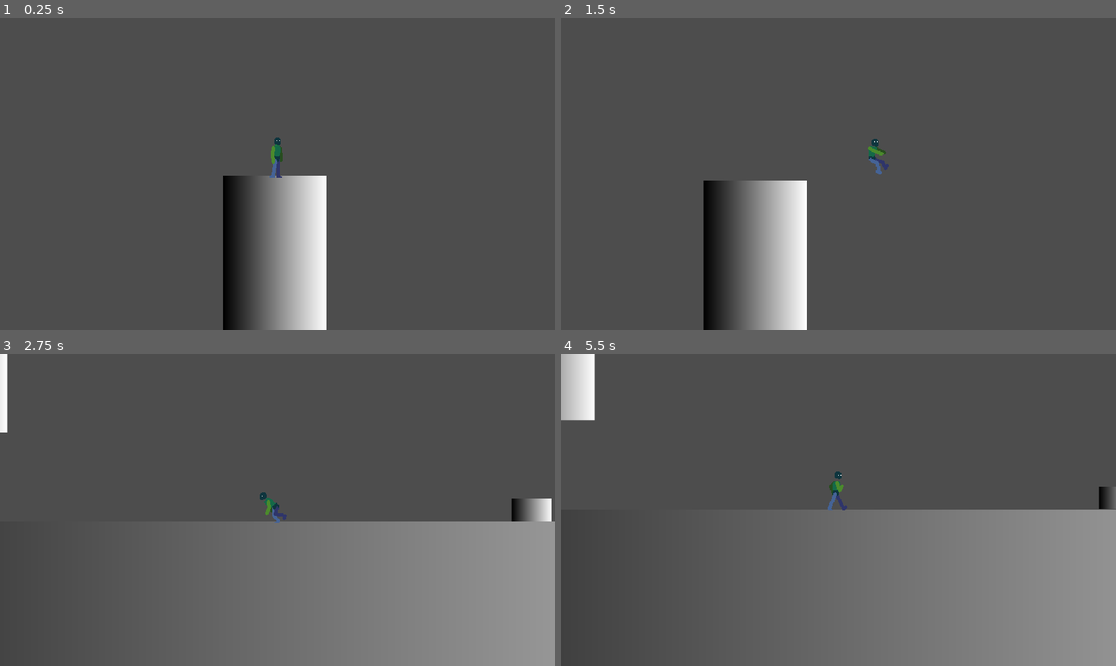
Above: before the commit, frames 1-4 (two rows, left to right).
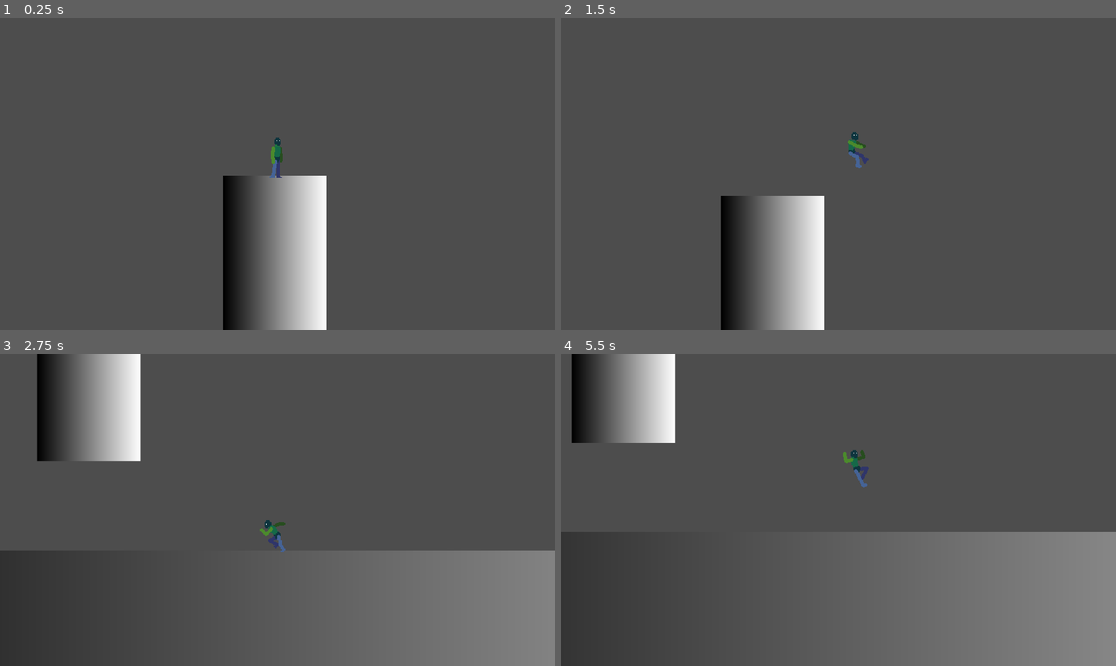
Above: after the commit, the same moments.

Repository: Trunixx/Project-Melee
Game: Godot game, scene res://scenes/main.tscn
The game is run twice, just before and just after one commit, with the same random seed, the same clock (stepped at 60 frames per second) and the same inputs.
Inputs:
- Up to frame 1 (0.25 s): no input
- Up to frame 2 (1.5 s): hold Shift (sprinting) 0.53-1.28 s; hold D (move_right) from 0.53 s (still down); tap Space (jump) at 0.77, 1.07 s; tap Alt (walking) at 0.8, 1.35 s
- Up to frame 3 (2.75 s): tap Space (jump) at 1.52, 1.55, 1.82, 2.1 s; release D (move_right) at 2.03 s; hold A (move_left) from 2.03 s (still down); hold Shift (sprinting) from 2.03 s (still down)
- Up to frame 4 (5.5 s): release A (move_left) at 2.78 s; release Shift (sprinting) at 2.78 s; hold D (move_right) 2.78-4.28 s; tap Shift (sprinting) at 2.85, 4.35 s; tap Space (jump) at 3.02, 3.32, 3.77, 3.8, 4.07, 4.52, 4.82 s; tap Alt (walking) at 3.05 s; hold Alt (walking) 3.53-4.28 s; hold A (move_left) 4.28-5.03 s; hold D (move_right) from 5.03 s (still down); hold Alt (walking) from 5.03 s (still down)

The runs differ from the first frame. In frame 1, less than 0.1% of the frame differs, in the area x 48-51%, y 38-52%; in frame 2, 10%; in frame 3, 12%, in the area x 0-100%, y 0-64%; in frame 4, 9.2%.

Commit message:
A sea of things

Diff:
--- a/project.godot
+++ b/project.godot
@@ -62,6 +62,7 @@
 [physics]
 
 3d/physics_engine="Jolt Physics"
+2d/default_gravity=680.0
 
 [rendering]
 
--- a/resources/actor_stats.gd
+++ b/resources/actor_stats.gd
@@ -1,27 +1,45 @@
 class_name ActorStats extends Resource
 
+#TODO: Tune the gravity values
+# Used when calculating gravity
+@export var gravity : float = ProjectSettings.get_setting("physics/2d/default_gravity")
+@export var jump_gravity : float = gravity
+
+# Used as a move impulse
 @export var move_force : float = 120.0
 
-#TODO: Tune the gravity values
-@export var gravity : float = ProjectSettings.get_setting("physics/2d/default_gravity")
-@export var jump_gravity : float = max(ProjectSettings.get_setting("physics/2d/default_gravity") - 300, 680)
+# Used as a jump impulse
+@export var jump_force : float = 250.0
+@export var long_jump_force : float = 225.0
 
-@export var jump_force : float = 250.0
-@export var long_jump_force : float = 200.0
-
-@export var jump_speed_bonus : float = 200
-@export var longjump_speed_bonus : float = 300
-
+# Used to slow down character before jumping
 @export var prejump_speed_multiplier : float = 2.5
 @export var longprejump_speed_multiplier : float = 2.0
 
+# Used to make character go faster when jumping
 @export var jumping_speed_multiplier : float = 1.5
 @export var longjumping_speed_multiplier : float = 2.5
 
+# Used as the jump buffer timer
+@export var jump_buffer_time : float = 0.25
+
+# Used to boost speed
 @export var running_multiplier : float = 1.5
 @export var sprinting_multiplier : float = 2.0
 
+# Used when starting to move
 @export var ground_acceleration : float = 600.0
 @export var air_acceleration : float = 180.0
 
-@export var ground_friction : float = 1000.0
+# Used when reversing the direction of the movement
+@export var ground_deceleration : float = 1200.0
+
+# Used when stopping
+@export var ground_friction : float = 800.0
+
+
+# The following variables are calculated and edited when the game is running
+
+# Used when keeping fall momentum
+# Assigned when leaving a "movement" state
+@export var previous_speed : float
--- a/scenes/actor.tscn
+++ b/scenes/actor.tscn
@@ -11,6 +11,7 @@
 [ext_resource type="Script" uid="uid://cd4udnwwu7t1i" path="res://scripts/states/falling.gd" id="7_yvg0l"]
 [ext_resource type="Script" uid="uid://btf3k54sv64by" path="res://scripts/states/prejump.gd" id="8_2pflr"]
 [ext_resource type="Script" uid="uid://ddqmxcqswum4o" path="res://scripts/states/running.gd" id="8_lu3a0"]
+[ext_resource type="Script" uid="uid://bexg5by40y4un" path="res://scripts/states/turnskid.gd" id="10_asua5"]
 [ext_resource type="Script" uid="uid://b6vu4nyy7mc7b" path="res://scripts/states/sprinting.gd" id="10_wptxq"]
 [ext_resource type="Script" uid="uid://d13o6vql7uixl" path="res://scripts/states/jumpfalling.gd" id="12_r46fi"]
 [ext_resource type="Script" uid="uid://bgxqrdb8prj08" path="res://scripts/states/longprejump.gd" id="13_ml442"]
@@ -152,7 +153,7 @@
 
 [sub_resource type="Animation" id="Animation_admo0"]
 resource_name = "longprejump"
-length = 0.3
+length = 0.2
 step = 0.1
 tracks/0/type = "value"
 tracks/0/imported = false
@@ -169,7 +170,7 @@
 
 [sub_resource type="Animation" id="Animation_lu3a0"]
 resource_name = "prejump"
-length = 0.3
+length = 0.2
 step = 0.1
 tracks/0/type = "value"
 tracks/0/imported = false
@@ -218,6 +219,24 @@
 "transitions": PackedFloat32Array(1, 1, 1, 1, 1, 1, 1, 1),
 "update": 1,
 "values": [Vector2i(0, 5), Vector2i(1, 5), Vector2i(2, 5), Vector2i(3, 5), Vector2i(4, 5), Vector2i(5, 5), Vector2i(6, 5), Vector2i(7, 5)]
+}
+
+[sub_resource type="Animation" id="Animation_okck6"]
+resource_name = "turnskid"
+length = 0.1
+loop_mode = 1
+step = 0.1
+tracks/0/type = "value"
+tracks/0/imported = false
+tracks/0/enabled = true
+tracks/0/path = NodePath("View/Sprite:frame_coords")
+tracks/0/interp = 1
+tracks/0/loop_wrap = true
+tracks/0/keys = {
+"times": PackedFloat32Array(0),
+"transitions": PackedFloat32Array(1),
+"update": 1,
+"values": [Vector2i(0, 7)]
 }
 
 [sub_resource type="Animation" id="Animation_2pflr"]
@@ -251,6 +270,7 @@
 &"prejump": SubResource("Animation_lu3a0"),
 &"running": SubResource("Animation_wptxq"),
 &"sprinting": SubResource("Animation_ml442"),
+&"turnskid": SubResource("Animation_okck6"),
 &"walking": SubResource("Animation_2pflr")
 }
 
@@ -261,6 +281,10 @@
 collision_layer = 2
 script = ExtResource("1_0qi0m")
 stats = ExtResource("2_6iqic")
+
+[node name="JumpBufferTimer" type="Timer" parent="." unique_id=651272927]
+wait_time = 0.3
+one_shot = true
 
 [node name="Camera" type="Camera2D" parent="." unique_id=2134078577]
 zoom = Vector2(3, 3)
@@ -281,6 +305,10 @@
 root_node = NodePath("../..")
 libraries/ = SubResource("AnimationLibrary_6iqic")
 
+[node name="EdgeDetector" type="RayCast2D" parent="View" unique_id=1082679158]
+position = Vector2(8, -3)
+target_position = Vector2(0, 5)
+
 [node name="Collision" type="CollisionShape2D" parent="." unique_id=259651619]
 position = Vector2(0, -23)
 shape = SubResource("RectangleShape2D_0jvkp")
@@ -306,6 +334,10 @@
 script = ExtResource("10_wptxq")
 metadata/_custom_type_script = "uid://b6vu4nyy7mc7b"
 
+[node name="Turnskid" type="Node" parent="StateMachine" unique_id=723188297]
+script = ExtResource("10_asua5")
+metadata/_custom_type_script = "uid://bexg5by40y4un"
+
 [node name="Prejump" type="Node" parent="StateMachine" unique_id=670413584]
 script = ExtResource("8_2pflr")
 metadata/_custom_type_script = "uid://btf3k54sv64by"
--- a/scripts/actor.gd
+++ b/scripts/actor.gd
@@ -4,6 +4,10 @@
 
 @onready var view: Node2D = $View
 @onready var animation_player: AnimationPlayer = $View/AnimationPlayer
+
+# Stuff related to jumping QoL
+@onready var edge_detector: RayCast2D = $View/EdgeDetector
+@onready var jump_buffer_timer: Timer = $JumpBufferTimer
 
 var direction_queue = []
 
@@ -14,6 +18,8 @@
 			direction_queue.push_back(input)
 		if Input.is_action_just_released(input):
 			direction_queue.erase(input)
+	if Input.is_action_just_pressed("jump"):
+		jump_buffer_timer.start()
 
 func get_input_x() -> float:
 	if direction_queue.is_empty():
@@ -31,14 +37,22 @@
 	var input_x = get_input_x()
 	velocity.x = move_toward(velocity.x, input_x * stats.move_force * speed_mult, stats.ground_acceleration * delta)
 
+func apply_skid_move(delta : float):
+	var input_x = get_input_x()
+	velocity.x = move_toward(velocity.x, input_x * stats.move_force, stats.ground_deceleration * delta)
+
 func apply_stop_move(delta : float):
 	velocity.x = move_toward(velocity.x, 0, stats.ground_friction * delta)
 
 func apply_ground_move(delta : float, speed_mult : float = 1.0):
-	apply_default_move(delta,speed_mult)
+	if sign(velocity.x) != sign(get_input_x()) and velocity.x != 0:
+		apply_skid_move(delta)
+	else:
+		apply_default_move(delta,speed_mult)
 
-func apply_air_move(delta : float, speed_mult : float = 1.0):
-	apply_default_move(delta,speed_mult)
+func apply_air_move(delta : float):
+	var input_x = get_input_x()
+	velocity.x = move_toward(velocity.x, input_x * max(stats.previous_speed,stats.move_force), stats.air_acceleration * delta)
 
 func apply_jump_move(delta : float, speed_bonus : float, speed_mult : float = 1.0):
 	var input_x = get_input_x()
--- a/scripts/states/actor_state.gd
+++ b/scripts/states/actor_state.gd
@@ -4,7 +4,7 @@
 const WALKING = "Walking"
 const RUNNING = "Running"
 const SPRINTING = "Sprinting"
-const STOPPING = "Stopping"
+const TURNSKID = "Turnskid"
 const SLIDING = "Sliding"
 const PREJUMP = "Prejump"
 const JUMPING = "Jumping"
@@ -23,6 +23,7 @@
 	await owner.ready
 	actor = owner as Actor
 	assert(actor != null, "The ActorState state type must be used only in the Actor scene. It needs the owner to be an Actor node.")
+	actor.jump_buffer_timer.wait_time = actor.stats.jump_buffer_time
 
 # Called every frame. 'delta' is the elapsed time since the previous frame.
 func _process(delta: float) -> void:
--- a/scripts/states/idle.gd
+++ b/scripts/states/idle.gd
@@ -4,7 +4,7 @@
 	actor.animation_player.play(state_name)
 
 func exit() -> void:
-	pass
+	actor.stats.previous_speed = actor.velocity.x * actor.get_input_x()
 
 func handle_input(event: InputEvent) -> void:
 	pass
@@ -18,7 +18,7 @@
 
 	if not actor.is_on_floor():
 		finished.emit(FALLING)
-	elif Input.is_action_just_pressed("jump"):
+	elif Input.is_action_just_pressed("jump") or not actor.jump_buffer_timer.is_stopped():
 		finished.emit(PREJUMP)
 	elif Input.is_action_pressed("walking") and (Input.is_action_just_pressed("move_left") or Input.is_action_just_pressed("move_right")):
 		finished.emit(WALKING)
--- a/scripts/states/jumpfalling.gd
+++ b/scripts/states/jumpfalling.gd
@@ -13,8 +13,8 @@
 	pass
 
 func physics_update(delta: float) -> void:
-	actor.apply_air_move(delta, actor.stats.jumping_speed_multiplier)
-	actor.do_move(delta, actor.stats.gravity)
+	actor.apply_air_move(delta)
+	actor.do_move(delta, actor.stats.jump_gravity)
 
 	if actor.is_on_floor():
 		if is_equal_approx(actor.get_input_x(), 0.0):
--- a/scripts/states/jumping.gd
+++ b/scripts/states/jumping.gd
@@ -14,7 +14,7 @@
 	pass
 
 func physics_update(delta: float) -> void:
-	actor.apply_jump_move(delta, actor.stats.jump_speed_bonus, actor.stats.jumping_speed_multiplier)
+	actor.apply_jump_move(delta, actor.stats.previous_speed, actor.stats.jumping_speed_multiplier)
 	actor.do_move(delta, actor.stats.gravity)
 
 	if actor.velocity.y >= 0:
--- a/scripts/states/longjumpfalling.gd
+++ b/scripts/states/longjumpfalling.gd
@@ -13,8 +13,8 @@
 	pass
 
 func physics_update(delta: float) -> void:
-	actor.apply_air_move(delta, actor.stats.longjumping_speed_multiplier)
-	actor.do_move(delta, actor.stats.gravity)
+	actor.apply_air_move(delta)
+	actor.do_move(delta, actor.stats.jump_gravity)
 
 	if actor.is_on_floor():
 		if is_equal_approx(actor.get_input_x(), 0.0):
--- a/scripts/states/longjumping.gd
+++ b/scripts/states/longjumping.gd
@@ -14,7 +14,7 @@
 	pass
 
 func physics_update(delta: float) -> void:
-	actor.apply_jump_move(delta, actor.stats.longjump_speed_bonus, actor.stats.longjumping_speed_multiplier)
+	actor.apply_jump_move(delta, actor.stats.previous_speed, actor.stats.longjumping_speed_multiplier)
 	actor.do_move(delta, actor.stats.gravity)
 
 	if actor.velocity.y >= 0:
--- a/scripts/states/longprejump.gd
+++ b/scripts/states/longprejump.gd
@@ -2,6 +2,7 @@
 
 func enter(previous_state_path: String, data := {}) -> void:
 	actor.animation_player.play(state_name)
+	actor.jump_buffer_timer.stop()
 
 func exit() -> void:
 	pass
@@ -16,6 +17,9 @@
 	actor.apply_stop_move(delta)
 	actor.do_move(delta, actor.stats.gravity)
 
+	if not actor.edge_detector.is_colliding():
+		actor.velocity.x = 0
+
 	if not actor.is_on_floor():
 		finished.emit(FALLING)
 	elif not actor.animation_player.is_playing():
--- a/scripts/states/prejump.gd
+++ b/scripts/states/prejump.gd
@@ -2,6 +2,7 @@
 
 func enter(previous_state_path: String, data := {}) -> void:
 	actor.animation_player.play(state_name)
+	actor.jump_buffer_timer.stop()
 
 func exit() -> void:
 	pass
@@ -16,6 +17,9 @@
 	actor.apply_stop_move(delta)
 	actor.do_move(delta, actor.stats.gravity)
 
+	if not actor.edge_detector.is_colliding():
+		actor.velocity.x = 0
+
 	if not actor.is_on_floor():
 		finished.emit(FALLING)
 	elif not actor.animation_player.is_playing():
--- a/scripts/states/running.gd
+++ b/scripts/states/running.gd
@@ -1,11 +1,10 @@
 class_name Running extends ActorState
-
 
 func enter(previous_state_path: String, data := {}) -> void:
 	actor.animation_player.play(state_name)
 
 func exit() -> void:
-	pass
+	actor.stats.previous_speed = actor.velocity.x * actor.get_input_x()
 
 func handle_input(event: InputEvent) -> void:
 	pass
@@ -19,11 +18,13 @@
 
 	if not actor.is_on_floor():
 		finished.emit(FALLING)
+	elif sign(actor.get_input_x()) != sign(actor.velocity.x) and actor.velocity.x != 0:
+		finished.emit(TURNSKID)
 	elif Input.is_action_pressed("walking"):
 		finished.emit(WALKING)
 	elif Input.is_action_pressed("sprinting"):
 		finished.emit(SPRINTING)
-	elif Input.is_action_just_pressed("jump"):
+	elif Input.is_action_just_pressed("jump") or not actor.jump_buffer_timer.is_stopped():
 		finished.emit(PREJUMP)
 	elif is_equal_approx(actor.get_input_x(), 0.0):
 		finished.emit(IDLE)
--- a/scripts/states/sprinting.gd
+++ b/scripts/states/sprinting.gd
@@ -4,7 +4,7 @@
 	actor.animation_player.play(state_name)
 
 func exit() -> void:
-	pass
+	actor.stats.previous_speed = actor.velocity.x * actor.get_input_x()
 
 func handle_input(event: InputEvent) -> void:
 	pass
@@ -18,9 +18,11 @@
 
 	if not actor.is_on_floor():
 		finished.emit(FALLING)
+	elif sign(actor.get_input_x()) != sign(actor.velocity.x) and actor.velocity.x != 0:
+		finished.emit(TURNSKID)
 	elif Input.is_action_just_released("sprinting"):
 		finished.emit(RUNNING)
-	elif Input.is_action_just_pressed("jump"):
+	elif Input.is_action_just_pressed("jump") or not actor.jump_buffer_timer.is_stopped():
 		finished.emit(LONGPREJUMP)
 	elif is_equal_approx(actor.get_input_x(), 0.0):
 		finished.emit(IDLE)
--- /dev/null
+++ b/scripts/states/turnskid.gd
@@ -0,0 +1,32 @@
+class_name Turnskid extends ActorState
+
+
+func enter(previous_state_path: String, data := {}) -> void:
+	actor.animation_player.play(state_name)
+
+func exit() -> void:
+	pass
+
+func handle_input(event: InputEvent) -> void:
+	pass
+
+func update(_delta: float) -> void:
+	pass
+
+func physics_update(delta: float) -> void:
+	actor.apply_skid_move(delta)
+	actor.do_move(delta, actor.stats.gravity)
+
+	if not actor.is_on_floor():
+		finished.emit(FALLING)
+	elif not sign(actor.get_input_x()) != sign(actor.velocity.x):
+		if Input.is_action_pressed("walking"):
+			finished.emit(WALKING)
+		elif Input.is_action_pressed("move_left") or Input.is_action_pressed("move_right"):
+			finished.emit(RUNNING)
+		elif Input.is_action_pressed("sprinting"):
+			finished.emit(SPRINTING)
+		elif Input.is_action_just_pressed("jump"):
+			finished.emit(PREJUMP)
+		elif is_equal_approx(actor.get_input_x(), 0.0):
+			finished.emit(IDLE)
--- a/scripts/states/walking.gd
+++ b/scripts/states/walking.gd
@@ -4,7 +4,7 @@
 	actor.animation_player.play(state_name)
 
 func exit() -> void:
-	pass
+	actor.stats.previous_speed = actor.velocity.x * actor.get_input_x()
 
 func handle_input(event: InputEvent) -> void:
 	pass
@@ -20,7 +20,7 @@
 		finished.emit(FALLING)
 	elif Input.is_action_just_released("walking"):
 		finished.emit(RUNNING)
-	elif Input.is_action_just_pressed("jump"):
+	elif Input.is_action_just_pressed("jump") or not actor.jump_buffer_timer.is_stopped():
 		finished.emit(PREJUMP)
 	elif is_equal_approx(actor.get_input_x(), 0.0):
 		finished.emit(IDLE)
Not shown, added: scripts/states/turnskid.gd.uid
